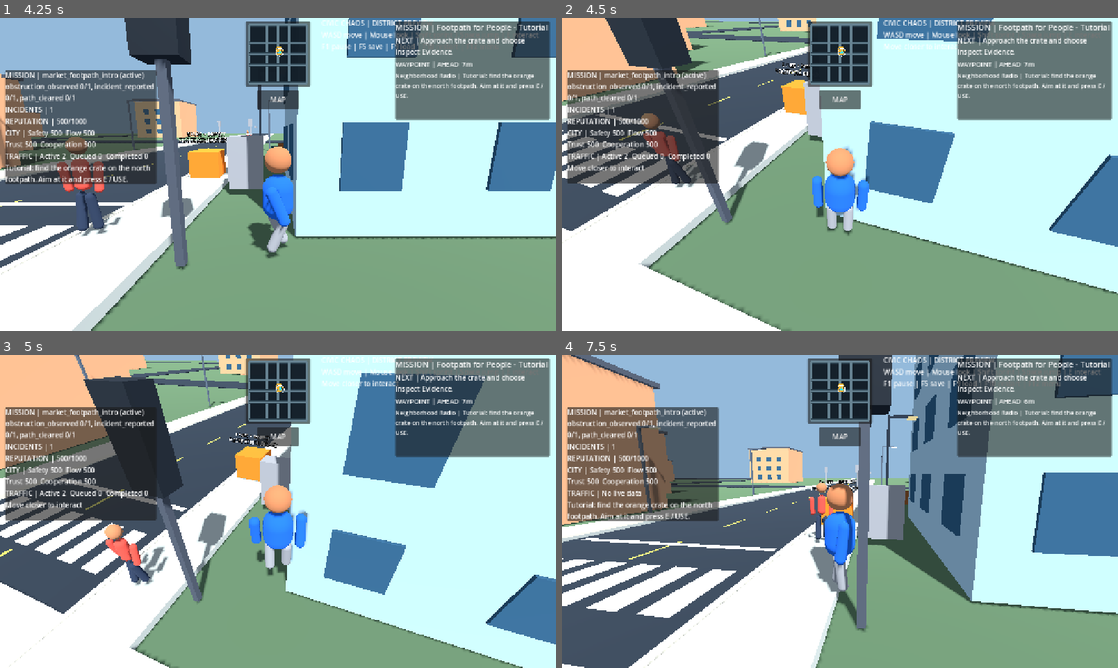
Above: before the commit, frames 1-4 (two rows, left to right).
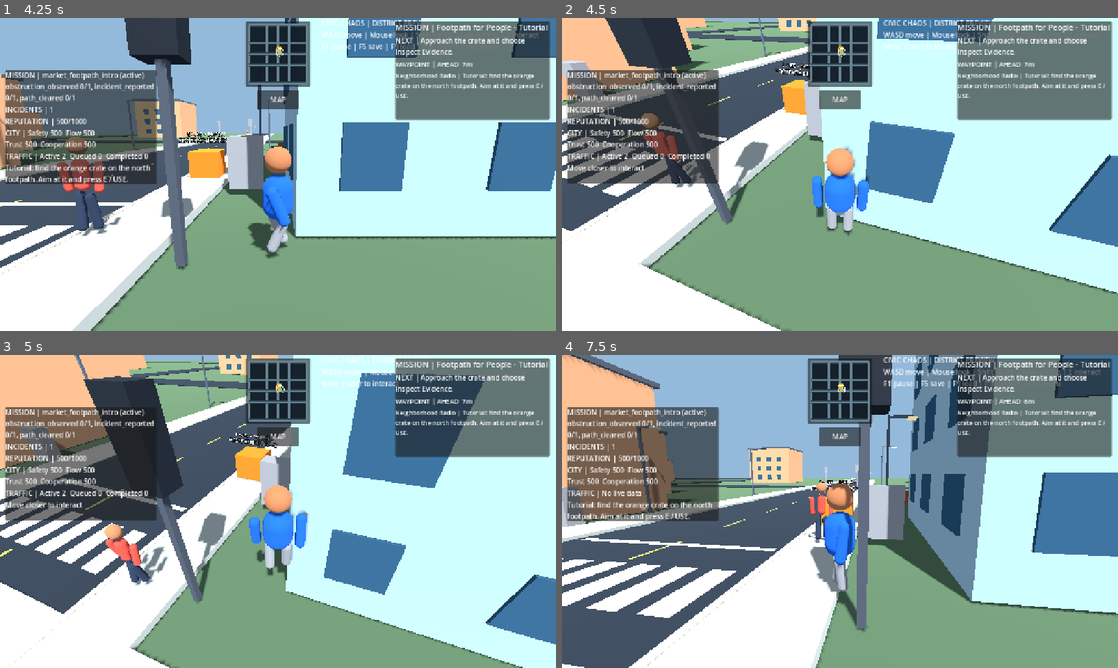
Above: after the commit, the same moments.

Repository: gauravprajapat-23/civic-chaos
Game: Godot game, scene res://scenes/core/menu.tscn
Two runs of this game, one before a commit and one after it. Both use one fixed random seed, a clock stepped at 60 frames per second and the inputs below.
Inputs (mouse positions are in pixels of both pictures, inside the frame that each line leads up to):
- Up to frame 1 (4.25 s): click "START STORY" at 0.5 s; click "MAP" at 1.25 s; move the mouse to (400, 158) at 2.02 s; hold D (move_right) 2.03-2.75 s; hold E (interact) 2.03-2.75 s; click (400, 158) at 2.17 s; drag from (166, 190) to (250, 237) at 2.77 s; move the mouse to (333, 105) at 3.52 s; hold D (move_right) from 3.53 s (still down); tap M at 3.6 s
- Up to frame 2 (4.5 s): tap E (interact) at 4.25, 4.35 s; move the mouse to (834, 180) at 4.27 s; release D (move_right) at 4.28 s; hold W (move_forward) from 4.28 s (still down)
- Up to frame 3 (5 s): keep holding W (move_forward); tap Space (jump) at 4.52 s
- Up to frame 4 (7.5 s): move the mouse to (878, 514) at 5.02 s; hold Shift (sprint) 5.03-5.78 s; tap Space (jump) at 5.27, 6.02 s; move the mouse to (795, 508) at 5.77 s; tap M at 5.85 s; move the mouse to (845, 511) at 6.52 s; hold E (interact) 6.53-7.28 s; tap F10 (restart_game) at 7.25 s; move the mouse to (817, 505) at 7.27 s; release W (move_forward) at 7.28 s; hold D (move_right) from 7.28 s (still down); tap Shift (sprint) at 7.35 s

Frame 1 is identical in both runs. In frame 2, 0.5% of the frame differs, in the area x 0-10%, y 13-27%; in frame 3, 0.4%; in frame 4, 0.4%.

Commit message:
fix(traffic): move white civic information slab off vehicle crossing [skip ci]

Diff:
--- a/scenes/core/main.tscn
+++ b/scenes/core/main.tscn
@@ -49,7 +49,7 @@
 position = Vector3(5.7, 0.25, -8.0)
 
 [node name="CivicInfoPoint" parent="." instance=ExtResource("3_marker")]
-position = Vector3(0, 0, -3)
+position = Vector3(-7, 0, -12)
 
 [node name="GameLifecycle" type="Node" parent="."]
 process_mode = 3
